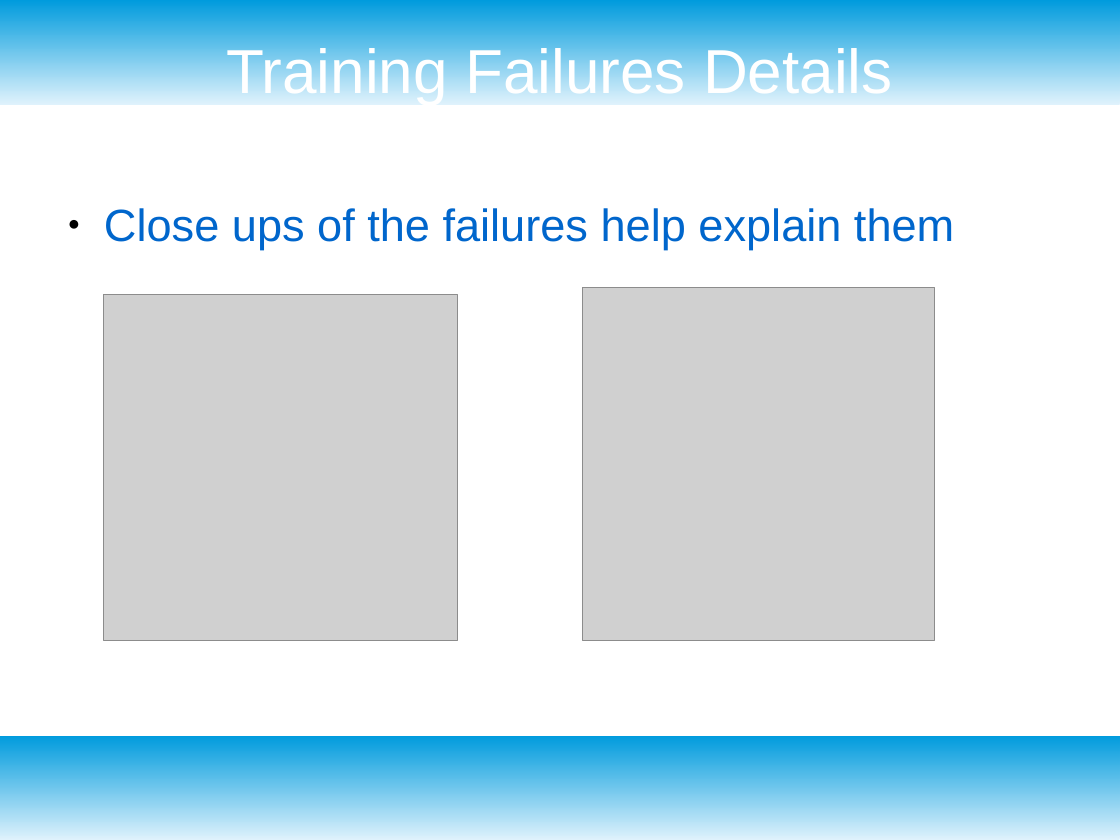
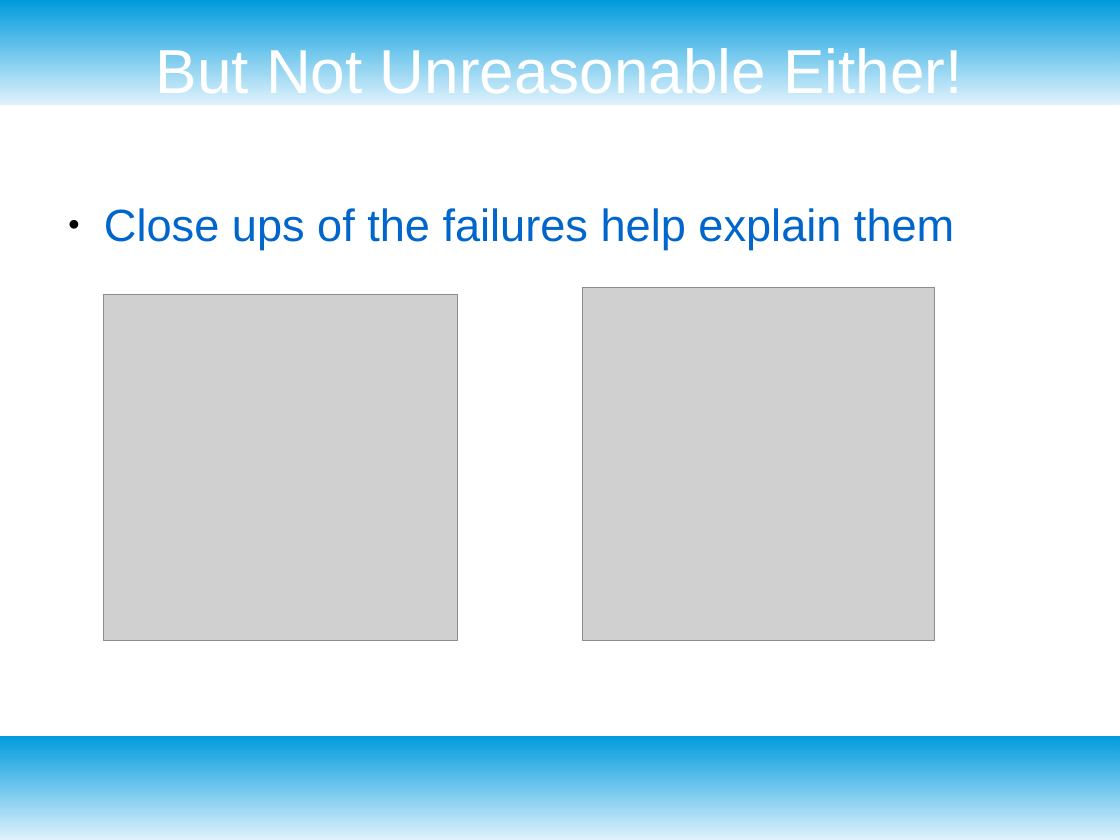
Before and after one commit to hackforthesea/whalematch, a slide deck: slide 13 of presentation.odp (slide 10 before the commit). Drawn at 1120x840 pixels with LibreOffice and Linux fonts; fonts in the diff are those of the drawing; grey boxes stand for pictures. Boxes give left, top, right and bottom in pixels: in the first picture for what was removed or moved away, otherwise in the second. Text is boxed around its words. In the diff, an @@ line names an element or a change of style, - is before the commit and + after.

```diff
--- a/presentation.odp
+++ b/presentation.odp
@@ title at [156, 44, 962, 94]: text changed @@
-Training Failures Details
+But Not Unreasonable Either!
```
Also in this commit, not shown: 6 other slides changed, 5 slides added, 6 slides removed.
